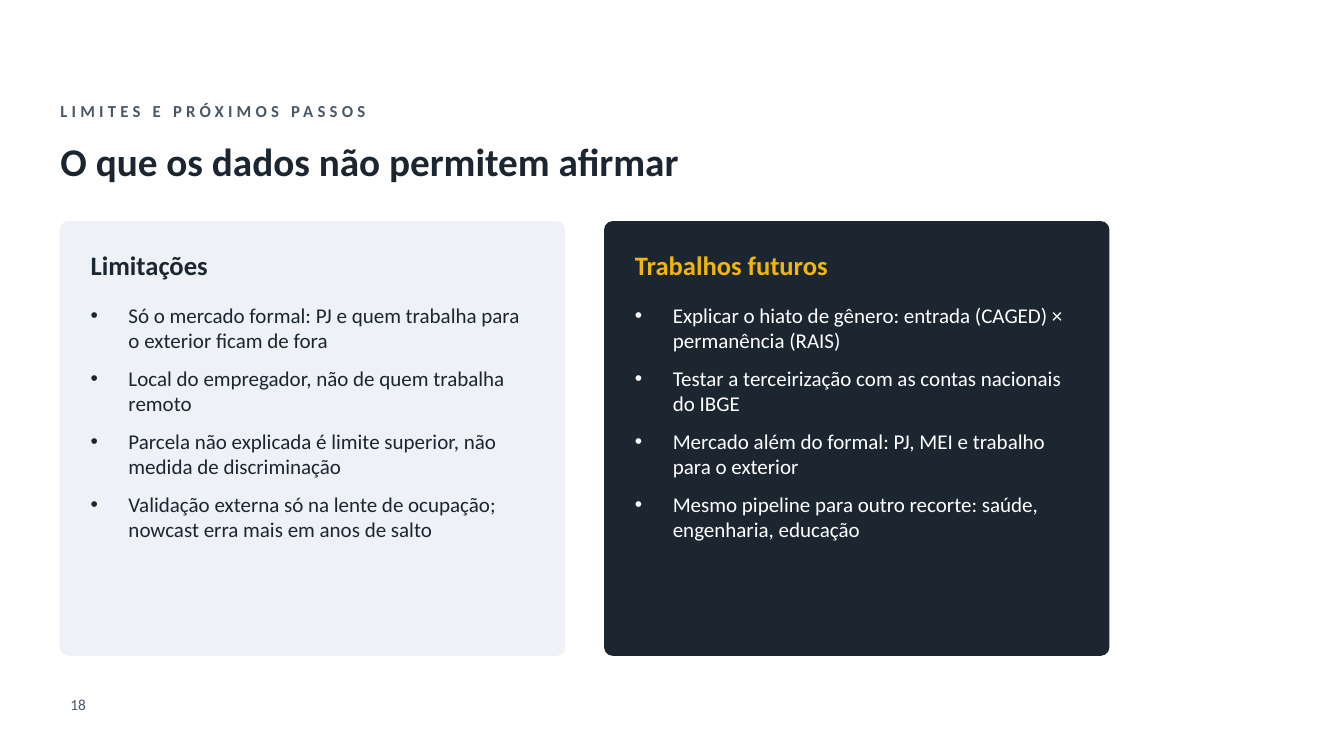
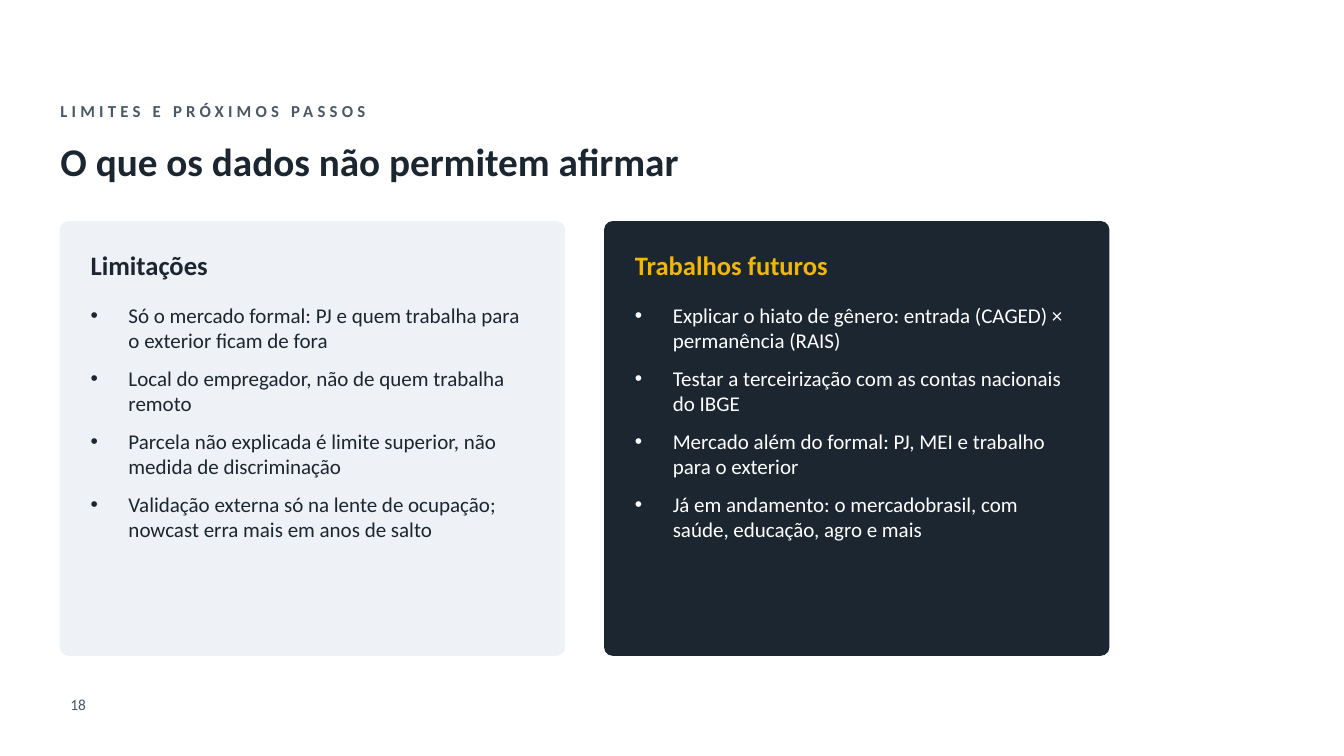
Before and after one commit to GianSE/mercadotech, a slide deck: slide 18 of apresentacao/apresentacao-tcc2.pptx. Drawn at 1344x756 pixels with LibreOffice and Linux fonts; fonts in the diff are those of the drawing; background and template pictures are left out. Boxes give left, top, right and bottom in pixels: in the first picture for what was removed or moved away, otherwise in the second. Text is boxed around its words. In the diff, an @@ line names an element or a change of style, - is before the commit and + after.

Commit message:
apresentacao: ABNT nos slides (fontes, citações e referências), falas mais naturais e mercadobrasil

```diff
--- a/apresentacao/apresentacao-tcc2.pptx
+++ b/apresentacao/apresentacao-tcc2.pptx
@@ text at (673,497,1018,541): text changed @@
-• Mesmo pipeline para outro recorte: saúde, engenharia, educação
+• Já em andamento: o mercadobrasil, com saúde, educação, agro e mais
```
Also in this commit, not shown: 14 other slides changed, 1 slide added, 3 other files.
